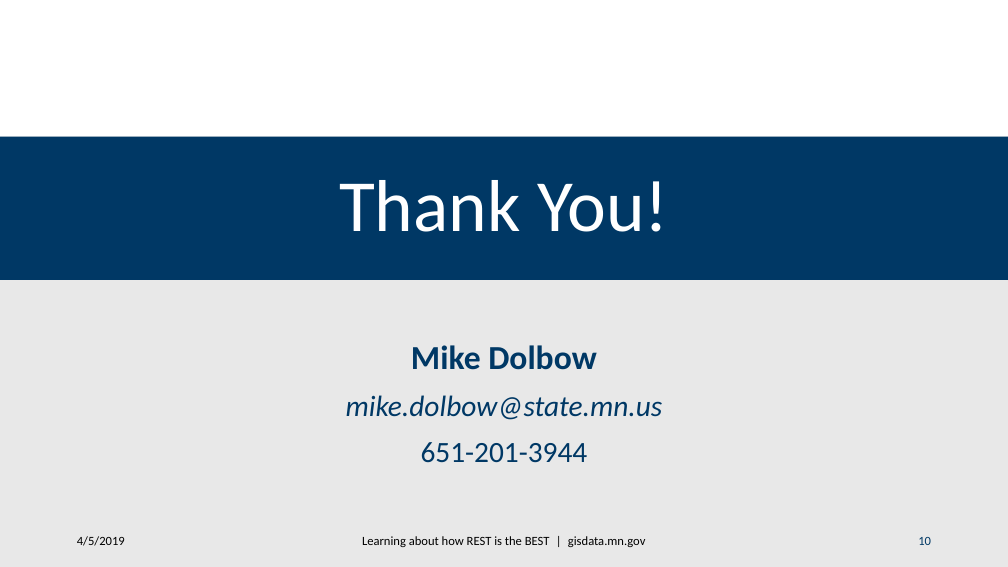
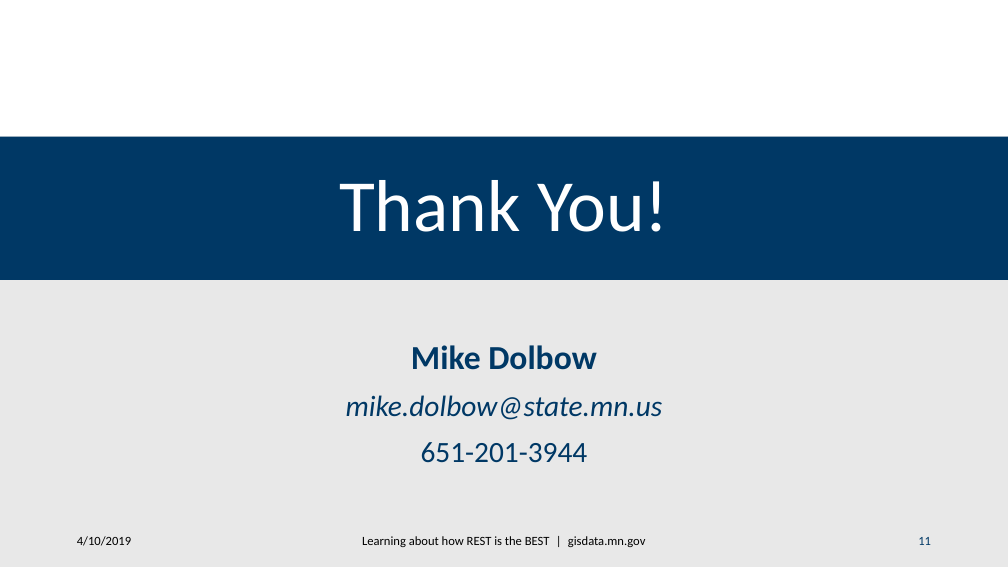
Before and after one commit to mmdolbow/RESTendpts, a slide deck: slide 11 of ppt/REST endpoint tutorial.pptx (slide 10 before the commit). Drawn at 1008x567 pixels with LibreOffice and Linux fonts; fonts in the diff are those of the drawing; background and template pictures are left out. Boxes give left, top, right and bottom in pixels: in the first picture for what was removed or moved away, otherwise in the second. Text is boxed around its words. In the diff, an @@ line names an element or a change of style, - is before the commit and + after.

```diff
--- a/ppt/REST endpoint tutorial.pptx
+++ b/ppt/REST endpoint tutorial.pptx
@@ text at (77,536,131,546): text changed @@
-4/5/2019
+4/10/2019
@@ page number at (918,537,931,545): text changed @@
-10
+11
```
Also in this commit, not shown: 8 other slides changed, 1 slide added, 3 other files.
